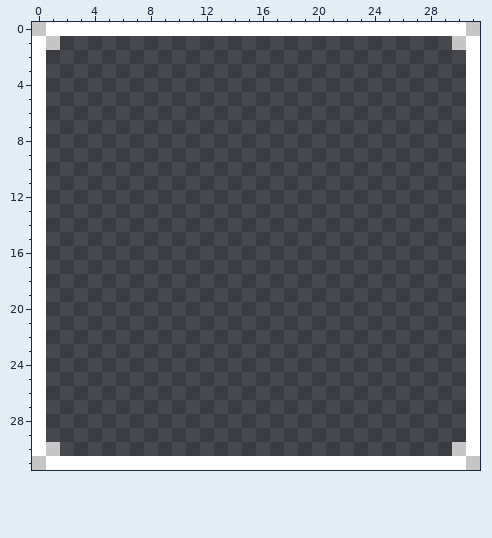
Two states of a pixel-art file, ui/item_focus.aseprite. The first picture shows the starting point.
32x32 pixels, 1 frame.
Once edited:
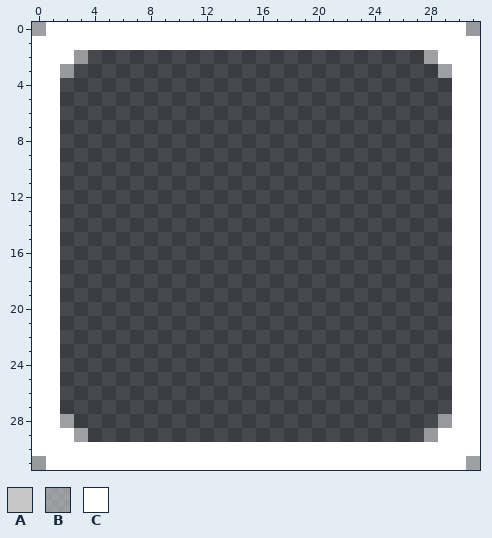
Palette (. is transparent): A #c6c6c6  B #ffffff79  C #ffffff
Difference:
There is now colour B in row 2 at x 3 and 28; in row 3 at x 2 and 29; in row 28 at x 2 and 29; in row 29 at x 3 and 28.
The edit turns colour A into colour B in row 0 at x 0 and 31; in row 31 at x 0 and 31.
There is now colour C in row 1 at x 2 to 29; in row 2 at x 1 to 2 and 29 to 30; in rows 3 to 28 at x 1 and 30; in row 29 at x 1 to 2 and 29 to 30; in row 30 at x 2 to 29.
The edit turns colour A into colour C in row 1 at x 1 and 30; in row 30 at x 1 and 30.
Changed places in both pictures, as pixel boxes (x1, y1, x2, y2):
changed: (32, 22, 480, 470)
